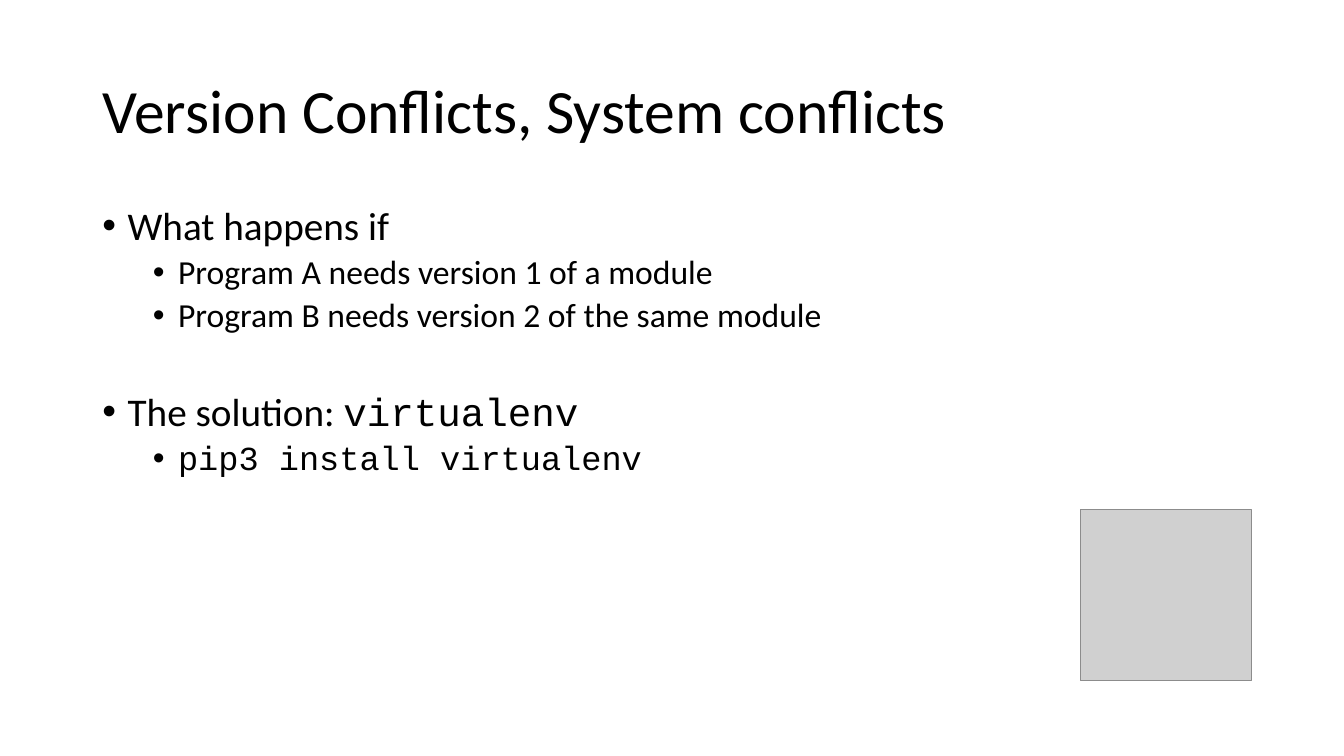
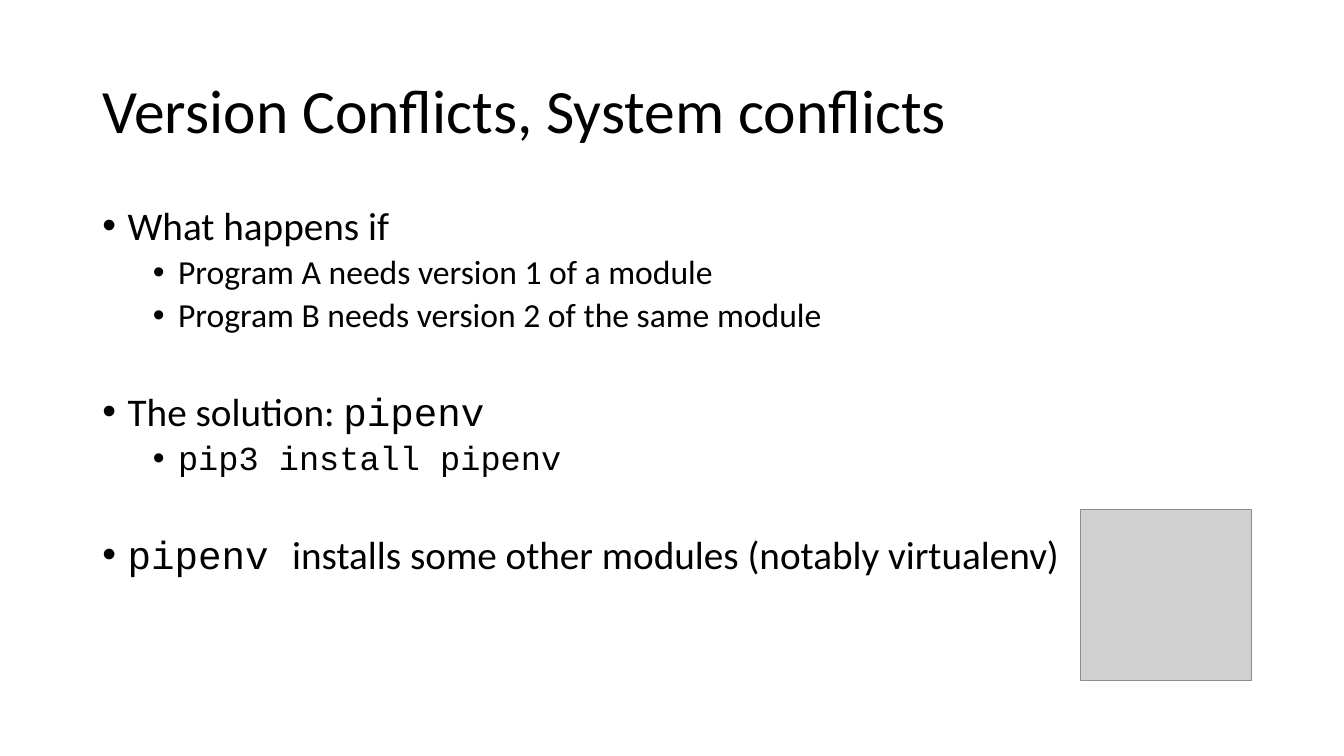
Before and after one commit to wilkotom/python_examples, a slide deck: slide 5 of Python Level 2/Lesson 6/Session 6.pptx. Drawn at 1344x756 pixels with LibreOffice and Linux fonts; fonts in the diff are those of the drawing; grey boxes stand for pictures. Boxes give left, top, right and bottom in pixels: in the first picture for what was removed or moved away, otherwise in the second. Text is boxed around its words. In the diff, an @@ line names an element or a change of style, - is before the commit and + after.

Commit message:
pipenv not virtualenv

```diff
--- a/Python Level 2/Lesson 6/Session 6.pptx
+++ b/Python Level 2/Lesson 6/Session 6.pptx
@@ text at <box>128,398,1059,577</box>: text changed; font Courier New to Calibri @@
-• The solution: virtualenv
-  • pip3 install virtualenv
+• The solution: pipenv
+  • pip3 install pipenv
+• pipenv installs some other modules (notably virtualenv)
```
Also in this commit, not shown: 2 other slides changed, 1 slide added.
